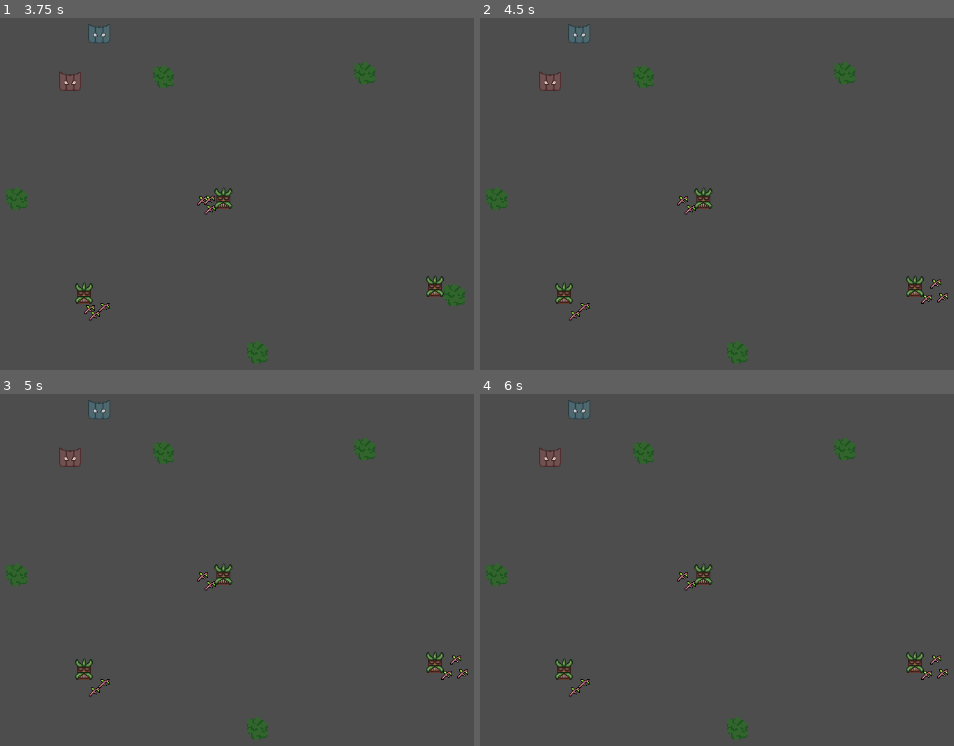
Above: before the commit, frames 1-4 (two rows, left to right).
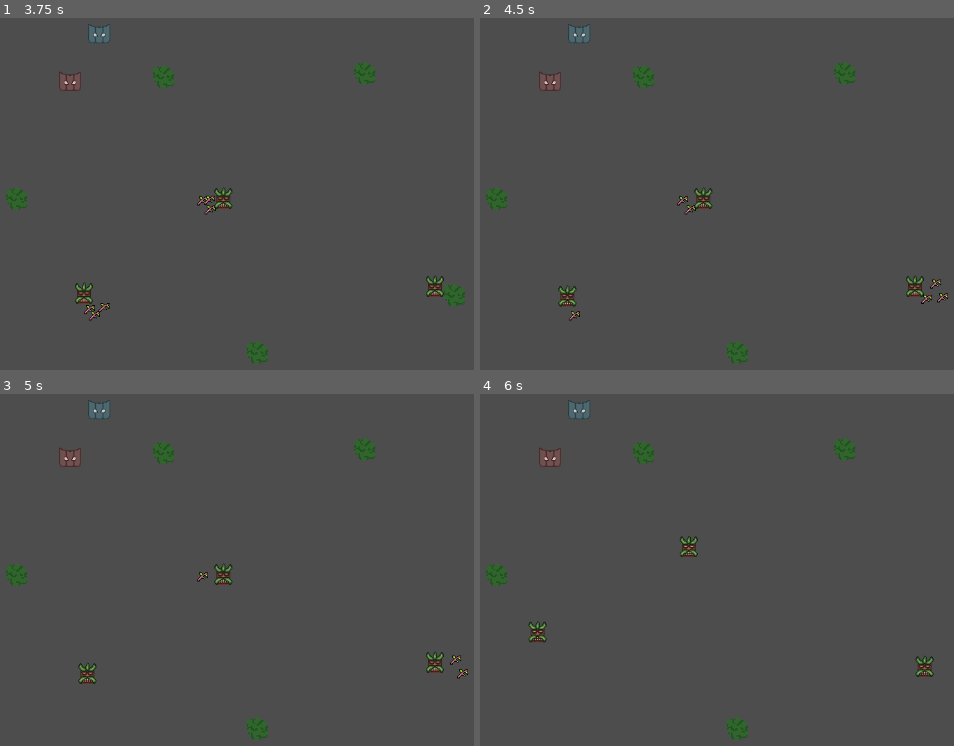
Above: after the commit, the same moments.

Repository: Kayno0o/gwj-86-godot
Game: Godot game, scene res://stages/game/game.tscn
The game is run twice, just before and just after one commit, with the same random seed, the same clock (stepped at 60 frames per second) and the same inputs.
Inputs:
- Up to frame 1 (3.75 s): tap Enter at 2, 3.5 s; tap Space at 2.75 s
- Up to frame 2 (4.5 s): no input
- Up to frame 3 (5 s): no input
- Up to frame 4 (6 s): tap Space at 5 s

Frame 1 is identical in both runs. In frame 2, 0.2% of the frame differs, in the area x 15-24%, y 75-84%; in frame 3, 0.4%; in frame 4, 1.2%, in the area x 10-99%, y 40-87%.

Commit message:
feat: target manager

Diff:
--- a/entities/mask/mask.gd
+++ b/entities/mask/mask.gd
@@ -12,29 +12,21 @@
 @export var attack_distance: float = 30.0
 
 @export var inventory_size: int = 1
-@export var check_cooldown: float = 2.0
 @export var pickup_distance: float = 30.0
+@export var target_search_cooldown: float = 0.5
+
+@export var interested_target_types: Array[String] = ["tree", "item"]
 
 var current_target: Node = null
 
 var damage_timer: Timer
-var check_timer: Timer
 
 func _ready():
 	apply_mask_properties()
 
-	check_timer = Timer.new()
-	check_timer.one_shot = false
-	add_child(check_timer)
-
 	damage_timer = Timer.new()
 	damage_timer.one_shot = false
 	add_child(damage_timer)
-
-	on_ready()
-
-func on_ready() -> void:
-	return
 
 func _physics_process(delta):
 	on_physics_process(delta)
@@ -52,9 +44,6 @@
 func get_mask_name() -> String:
 	return mask_name
 
-func find_target():
-	return
-
 func on_check_distance(_distance: float) -> bool:
 	return false
 
--- a/entities/mask/mask_green/mask_green.gd
+++ b/entities/mask/mask_green/mask_green.gd
@@ -1,17 +1,29 @@
 extends Mask
 
-func on_ready():
-	check_timer.timeout.connect(_on_check_timer_timeout)
+var target_search_timer: Timer
+
+func _ready():
+	# call parent _ready first to initialize timers
+	super._ready()
+
 	damage_timer.timeout.connect(_on_damage_timer_timeout)
 
+	# subscribe to target availability events
+	TargetManager.target_removed.connect(_on_target_removed)
+
+	# create and start periodic target search timer
+	target_search_timer = Timer.new()
+	target_search_timer.one_shot = false
+	target_search_timer.timeout.connect(_on_target_search_timer_timeout)
+	add_child(target_search_timer)
+	target_search_timer.start()
+
+	# find initial target
 	find_target()
 
 func on_physics_process(_delta) -> void:
 	if current_target:
 		move_to_target()
-
-func _on_check_timer_timeout():
-	find_target()
 
 func _on_damage_timer_timeout():
 	if current_target == null or not is_instance_valid(current_target):
@@ -23,24 +35,44 @@
 	var distance = global_position.distance_to(current_target.global_position)
 	if distance < pickup_distance:
 		var health_comp: HealthComponent = Utils.get_component(current_target, HealthComponent)
-		if health_comp:
-			health_comp.on_damage(attack)
+		if not health_comp:
+			return
+
+		if health_comp.on_damage(attack):
+			damage_timer.stop()
+			target_search_timer.start(target_search_cooldown)
 
 		return
 
 	damage_timer.stop()
 
+func _on_target_search_timer_timeout():
+	find_target()
+
 func find_target():
-	var targets = get_tree().get_nodes_in_group("trees")
-	var items = get_tree().get_nodes_in_group("items")
+	if current_target and is_instance_valid(current_target):
+		TargetManager.release_target(current_target, self)
+		current_target = null
 
-	targets.append_array(items)
+	var new_target = TargetManager.get_nearest_available_target(
+		global_position,
+		interested_target_types,
+		self,
+	)
 
-	var valid_current = current_target if is_instance_valid(current_target) else null
-	current_target = Utils.get_nearest(targets, valid_current, self)
+	if not new_target:
+		return
 
-	if check_timer.is_stopped():
-		check_timer.start(check_cooldown)
+	if not TargetManager.assign_target(new_target, self):
+		return
+
+	current_target = new_target
+	if target_search_timer.is_stopped():
+		target_search_timer.start(target_search_cooldown)
+
+func _on_target_removed(target: Node) -> void:
+	if current_target == target:
+		current_target = null
 
 func on_check_distance(distance: float) -> bool:
 	if current_target is Item and distance < pickup_distance:
--- a/project.godot
+++ b/project.godot
@@ -20,6 +20,7 @@
 ItemType="*res://scripts/ItemType.gd"
 MaskTask="*res://scripts/MaskTask.gd"
 Utils="*res://scripts/Utils.gd"
+TargetManager="*res://scripts/TargetManager.gd"
 
 [rendering]
 
--- a/props/item/item.gd
+++ b/props/item/item.gd
@@ -1,3 +1,6 @@
 class_name Item extends Node2D
 
 @export var type: ItemType.Type
+
+func _ready() -> void:
+	TargetManager.register_target(self, ["item"])
--- a/props/item/item.tscn
+++ b/props/item/item.tscn
@@ -1,7 +1,6 @@
-[gd_scene load_steps=3 format=3 uid="uid://dojasoijlk7mr"]
+[gd_scene load_steps=2 format=3 uid="uid://dojasoijlk7mr"]
 
 [ext_resource type="Script" uid="uid://7c0q4inr1s3g" path="res://props/item/item.gd" id="1_qnvdu"]
-[ext_resource type="Script" uid="uid://dg243j2b1fptq" path="res://scripts/components/TargetComponent.gd" id="2_2ji1m"]
 
 [node name="Item" type="Node2D" groups=["items"]]
 script = ExtResource("1_qnvdu")
@@ -9,7 +8,3 @@
 [node name="Sprite2D" type="Sprite2D" parent="."]
 
 [node name="Components" type="Node" parent="."]
-
-[node name="TargetComponent" type="Node" parent="Components"]
-script = ExtResource("2_2ji1m")
-metadata/_custom_type_script = "uid://dg243j2b1fptq"
--- a/props/resource/resource_props.gd
+++ b/props/resource/resource_props.gd
@@ -1,11 +1,14 @@
 class_name ResourceProps extends StaticBody2D
+
+@export var target_types: Array[String] = []
 
 @onready var health_component: HealthComponent = $Components/HealthComponent
 @onready var loot_component: LootComponent = $Components/LootComponent
-@onready var interactable_component: TargetComponent = $Components/TargetComponent
 
 func _ready() -> void:
 	health_component.death.connect(on_death)
+
+	TargetManager.register_target(self, target_types)
 
 func on_damage(damage: float):
 	health_component.on_damage(damage)
--- a/props/resource/resource_props.tscn
+++ b/props/resource/resource_props.tscn
@@ -1,8 +1,7 @@
-[gd_scene load_steps=6 format=3 uid="uid://yttupk6ktjv"]
+[gd_scene load_steps=5 format=3 uid="uid://yttupk6ktjv"]
 
 [ext_resource type="Script" uid="uid://dhnuuyiy4vn3l" path="res://props/resource/resource_props.gd" id="1_xiw2d"]
 [ext_resource type="Script" uid="uid://bkxvgh7mco8ws" path="res://scripts/components/HealthComponent.gd" id="2_u28t8"]
-[ext_resource type="Script" uid="uid://dg243j2b1fptq" path="res://scripts/components/TargetComponent.gd" id="3_ivyfh"]
 [ext_resource type="Script" uid="uid://blo7u0vfyxo7d" path="res://scripts/components/LootComponent.gd" id="4_b0ddn"]
 
 [sub_resource type="CircleShape2D" id="CircleShape2D_ohewn"]
@@ -24,10 +23,6 @@
 script = ExtResource("2_u28t8")
 metadata/_custom_type_script = "uid://bkxvgh7mco8ws"
 
-[node name="TargetComponent" type="Node" parent="Components"]
-script = ExtResource("3_ivyfh")
-metadata/_custom_type_script = "uid://dg243j2b1fptq"
-
 [node name="LootComponent" type="Node" parent="Components"]
 script = ExtResource("4_b0ddn")
 metadata/_custom_type_script = "uid://blo7u0vfyxo7d"
--- a/props/resource/tree/tree.tscn
+++ b/props/resource/tree/tree.tscn
@@ -5,6 +5,7 @@
 [ext_resource type="PackedScene" uid="uid://bfhwvj28jnhvo" path="res://props/item/log/log.tscn" id="2_ni0tv"]
 
 [node name="Tree" groups=["trees"] instance=ExtResource("1_olndm")]
+target_types = Array[String](["tree"])
 collision_layer = 2
 
 [node name="Sprite2D" parent="." index="1"]
--- /dev/null
+++ b/scripts/TargetManager.gd
@@ -0,0 +1,191 @@
+extends Node
+
+# signal emitted when a new target becomes available
+signal target_available(target: Node, target_types: Array[String])
+
+# signal emitted when a target is destroyed/removed
+signal target_removed(target: Node)
+
+# dictionary to store targets by type
+# format: { "tree": [target1, target2], "item": [item1, item2] }
+var _targets_by_type: Dictionary = {}
+
+# dictionary to track which node is targeting which object
+# format: { target_node: node }
+var _target_assignments: Dictionary = {}
+
+func _ready() -> void:
+	# initialize common target types
+	_targets_by_type["tree"] = []
+	_targets_by_type["rock"] = []
+	_targets_by_type["item"] = []
+
+## register a target that can be interacted with
+## target_types: Array of strings like ["tree", "wood_resource"]
+func register_target(target: Node, target_types: Array[String]) -> void:
+	if not is_instance_valid(target):
+		return
+
+	# add to each type category
+	for type in target_types:
+		if not _targets_by_type.has(type):
+			_targets_by_type[type] = []
+
+		if target not in _targets_by_type[type]:
+			_targets_by_type[type].append(target)
+
+	# emit signal so interested nodes can react
+	target_available.emit(target, target_types)
+
+	# connect to the target's tree_exiting signal to auto-unregister
+	if not target.tree_exiting.is_connected(_on_target_destroyed):
+		target.tree_exiting.connect(_on_target_destroyed.bind(target, target_types))
+
+## unregister a target (called automatically on destruction)
+func unregister_target(target: Node, target_types: Array[String]) -> void:
+	if not is_instance_valid(target):
+		return
+
+	# remove from all type categories
+	for type in target_types:
+		if _targets_by_type.has(type) and target in _targets_by_type[type]:
+			_targets_by_type[type].erase(target)
+
+	# clear assignment if this target was being targeted
+	if _target_assignments.has(target):
+		_target_assignments.erase(target)
+
+	target_removed.emit(target)
+
+## get all targets of specific types (returns unique targets only)
+func get_targets_of_type(target_types: Array[String]) -> Array[Node]:
+	var results: Array[Node] = []
+	var seen: Dictionary = {}
+
+	for type in target_types:
+		if _targets_by_type.has(type):
+			for target in _targets_by_type[type]:
+				if not seen.has(target):
+					results.append(target)
+					seen[target] = true
+
+	return results
+
+## get the nearest available target to a position
+func get_nearest_available_target(
+	position: Vector2,
+	target_types: Array[String],
+	requester: Node
+) -> Node:
+	var candidates = get_targets_of_type(target_types)
+	var nearest: Node = null
+	var nearest_distance: float = INF
+
+	for candidate in candidates:
+		if not is_instance_valid(candidate):
+			# clean up invalid targets
+			_cleanup_invalid_target(candidate)
+			continue
+
+		# check if target is already assigned to another node
+		if _target_assignments.has(candidate):
+			# validate the assigned node still exists
+			var assigned_node = _target_assignments[candidate]
+			if not is_instance_valid(assigned_node):
+				# node no longer exists, release the target
+				_target_assignments.erase(candidate)
+			elif assigned_node != requester:
+				# target is assigned to a different valid node
+				continue
+
+		var distance = position.distance_to(candidate.global_position)
+		if distance < nearest_distance:
+			nearest = candidate
+			nearest_distance = distance
+
+	return nearest
+
+## internal: Clean up an invalid target from all tracking dictionaries
+func _cleanup_invalid_target(target: Node) -> void:
+	# remove from type categories
+	for type in _targets_by_type.keys():
+		if target in _targets_by_type[type]:
+			_targets_by_type[type].erase(target)
+
+	# remove from assignments
+	if _target_assignments.has(target):
+		_target_assignments.erase(target)
+
+## assign a node to a target (updates tracking)
+func assign_target(target: Node, node: Node) -> bool:
+	if not is_instance_valid(target) or not is_instance_valid(node):
+		return false
+
+	# check if already assigned to another node
+	if _target_assignments.has(target) and _target_assignments[target] != node:
+		return false
+
+	_target_assignments[target] = node
+
+	# connect to node's tree_exiting signal to auto-release target when node is destroyed
+	if not node.tree_exiting.is_connected(_on_node_destroyed):
+		node.tree_exiting.connect(_on_node_destroyed.bind(target, node))
+
+	return true
+
+## release a target assignment (optionally specify which node to release from)
+func release_target(target: Node, node: Node = null) -> void:
+	if not is_instance_valid(target):
+		return
+
+	# if node is specified, only release if this node owns the target
+	if node != null:
+		if _target_assignments.get(target) != node:
+			return
+
+	if _target_assignments.has(target):
+		_target_assignments.erase(target)
+
+## get the node currently targeting a specific target
+func get_target_owner(target: Node) -> Node:
+	if _target_assignments.has(target):
+		return _target_assignments[target]
+	return null
+
+## check if a target is available (not assigned to anyone)
+func is_target_available(target: Node) -> bool:
+	return not _target_assignments.has(target)
+
+## called automatically when a target is destroyed
+func _on_target_destroyed(target: Node, target_types: Array[String]) -> void:
+	unregister_target(target, target_types)
+
+## called automatically when a node is destroyed
+func _on_node_destroyed(target: Node, node: Node) -> void:
+	if is_instance_valid(target):
+		release_target(target, node)
+
+## debug: Get statistics about the manager state
+func get_debug_info() -> Dictionary:
+	var info = {
+		"total_targets": 0,
+		"total_assignments": _target_assignments.size(),
+		"targets_by_type": {}
+	}
+
+	for type in _targets_by_type.keys():
+		var count = _targets_by_type[type].size()
+		info["targets_by_type"][type] = count
+		info["total_targets"] += count
+
+	return info
+
+## debug: Print current state to console
+func print_debug_info() -> void:
+	var info = get_debug_info()
+	print("=== TargetManager Debug Info ===")
+	print("Total targets: ", info["total_targets"])
+	print("Total assignments: ", info["total_assignments"])
+	print("Targets by type:")
+	for type in info["targets_by_type"]:
+		print("  ", type, ": ", info["targets_by_type"][type])
--- a/scripts/Utils.gd
+++ b/scripts/Utils.gd
@@ -1,51 +1,15 @@
 extends Node
-
-func get_nearest(targets: Array, current_target: Node, node: Node) -> Node:
-	if targets.is_empty():
-		return
-
-	var nearest_target = null
-	var nearest_target_comp: TargetComponent = null
-	var nearest_distance = INF
-
-	for target in targets:
-		if not is_instance_valid(target):
-			continue
-
-		var target_comp: TargetComponent = Utils.get_component(target, TargetComponent)
-		if not target_comp:
-			continue
-
-		if not target_comp.can_target() and target != current_target:
-			continue
-
-		var distance = node.global_position.distance_to(target.global_position)
-		if distance < nearest_distance:
-			nearest_distance = distance
-			nearest_target = target
-			nearest_target_comp = target_comp
-
-	if nearest_target:
-		var current_target_comp: TargetComponent = Utils.get_component(current_target, TargetComponent)
-		if current_target_comp and current_target_comp:
-			current_target_comp.stop_targetting()
-
-		nearest_target_comp.target(node)
-
-		return nearest_target
-
-	return null
 
 func get_component(node: Node, component_type) -> Node:
 	if not node or not is_instance_valid(node):
 		return null
 
-	# First check direct children
+	# first check direct children
 	for child in node.get_children():
 		if is_instance_of(child, component_type):
 			return child
 
-	# Then search recursively in nested children
+	# then search recursively in nested children
 	for child in node.get_children():
 		var found = get_component(child, component_type)
 		if found:
Not shown, added: scripts/TargetManager.gd.uid
